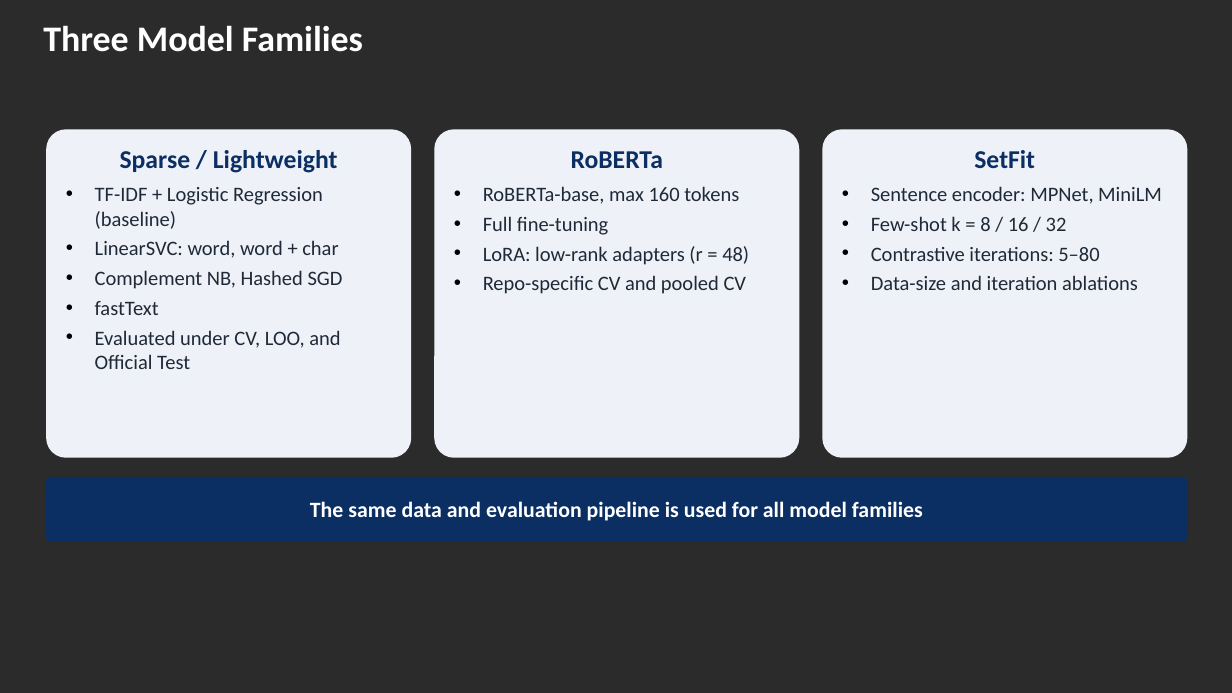
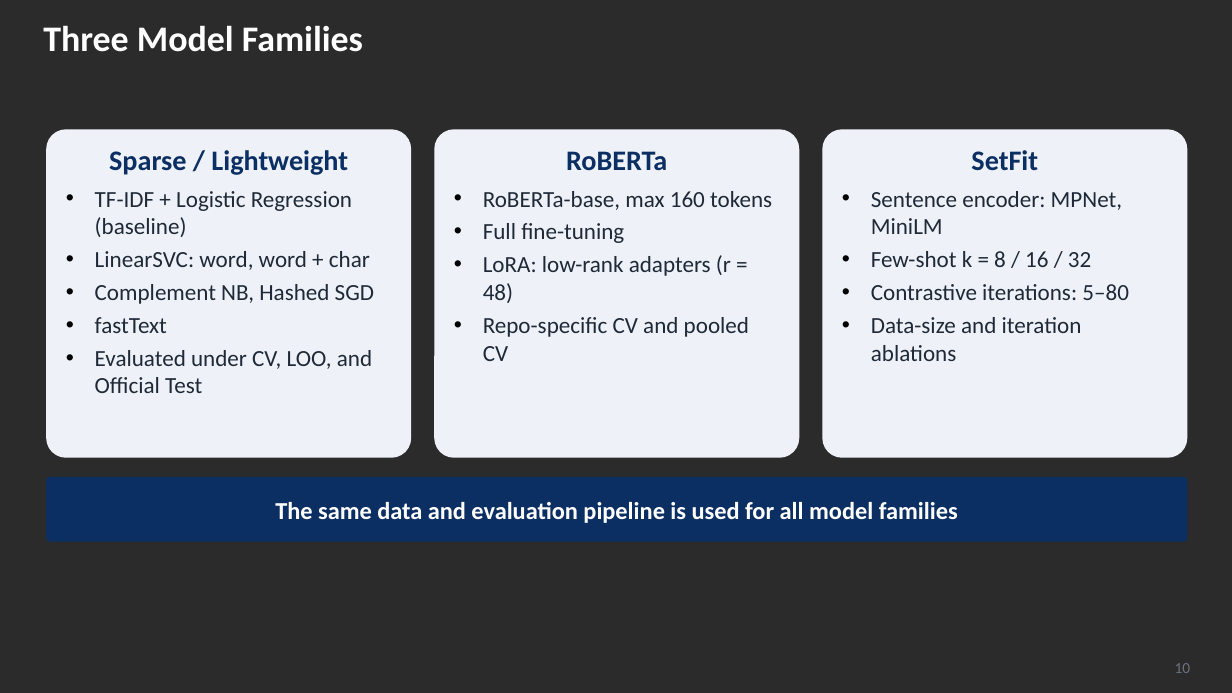
Before and after one commit to kiet21042003/nlbse24-issue-classification, a slide deck: slide 10 of presentation/Seminar_2_Slides.pptx. Drawn at 1232x693 pixels with LibreOffice and Linux fonts; fonts in the diff are those of the drawing; background and template pictures are left out; a plain dark background stands for a picture behind light text. Boxes give left, top, right and bottom in pixels: in the first picture for what was removed or moved away, otherwise in the second. Text is boxed around its words. In the diff, an @@ line names an element or a change of style, - is before the commit and + after.

```diff
--- a/presentation/Seminar_2_Slides.pptx
+++ b/presentation/Seminar_2_Slides.pptx
@@ rounded rectangle "Sparse / Lightweight" at [46, 129, 411, 457]: size 20 to 22 pt in "Sparse / Lightweight"; size 16 to 18 pt in "TF-IDF + Logistic Regression (baseline)", "LinearSVC: word, word + char", "Complement NB, Hashed SGD", "fastText" and 1 more places @@
@@ rounded rectangle "RoBERTa" at [434, 129, 799, 457]: size 20 to 22 pt in "RoBERTa"; size 16 to 18 pt @@
@@ rounded rectangle "SetFit" at [823, 129, 1188, 457]: size 20 to 22 pt in "SetFit"; size 16 to 18 pt @@
@@ rounded rectangle "The same data and evaluation ..." at [46, 477, 1188, 542]: size 17 to 19 pt @@
@@ page number added at [1175, 663, 1191, 673], 12 pt, text #6B7280 @@
+10
```
Also in this commit, not shown: 12 other slides changed.
